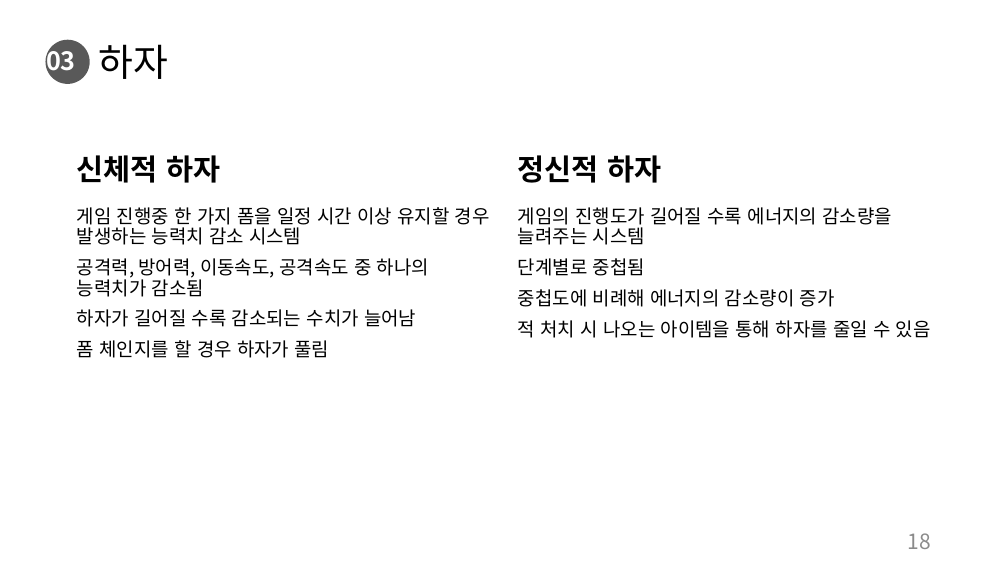
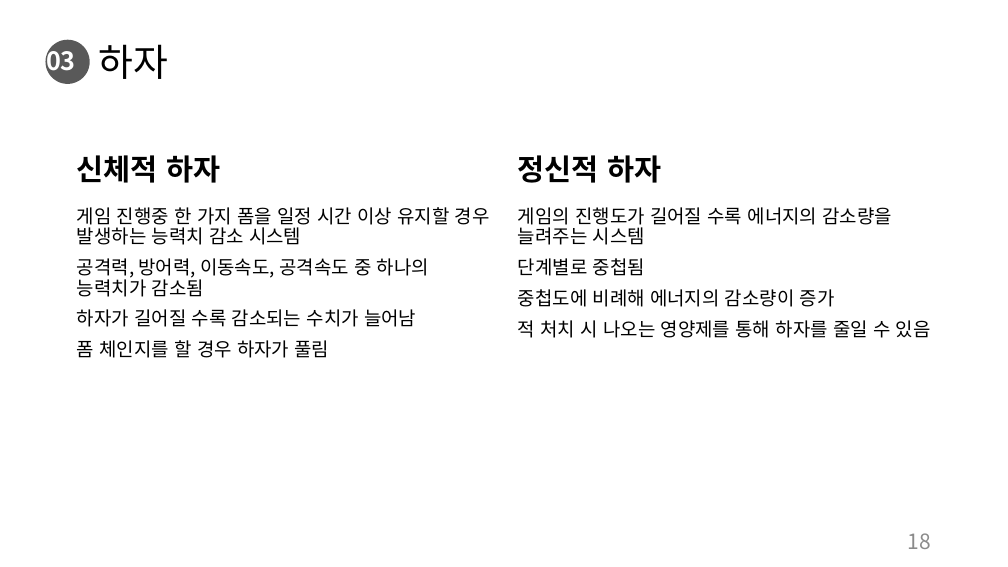
Before and after one commit to charobe/HDB, a slide deck: slide 18 of 조영욱/하자 드 바이오.pptx. Drawn at 1008x567 pixels with LibreOffice and Linux fonts; fonts in the diff are those of the drawing. Boxes give left, top, right and bottom in pixels: in the first picture for what was removed or moved away, otherwise in the second. Text is boxed around its words. In the diff, an @@ line names an element or a change of style, - is before the commit and + after.

```diff
--- a/조영욱/하자 드 바이오.pptx
+++ b/조영욱/하자 드 바이오.pptx
@@ text at bbox=[518, 320, 931, 338]: text changed @@
-적 처치 시 나오는 아이템을 통해 하자를 줄일 수 있음
+적 처치 시 나오는 영양제를 통해 하자를 줄일 수 있음
```
Also in this commit, not shown: 2 other slides changed, 9 slides added.
